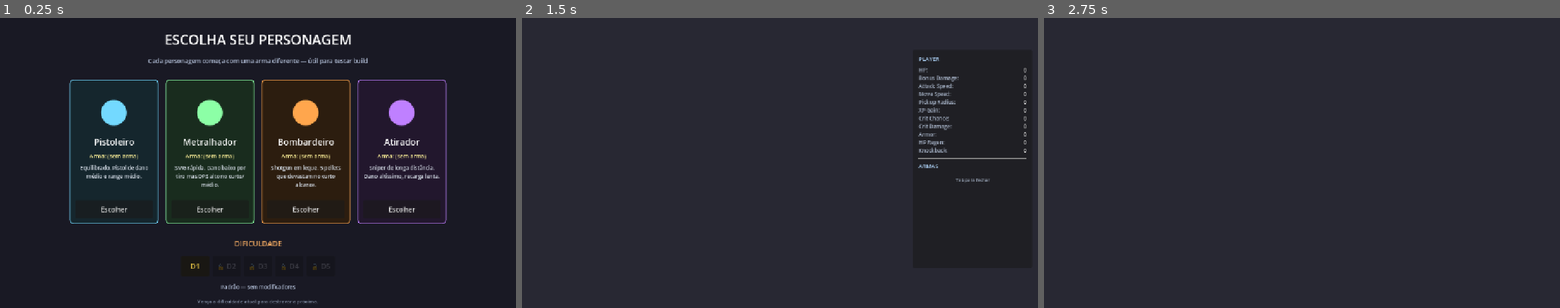
Above: before the commit, frames 1-3 (left to right).
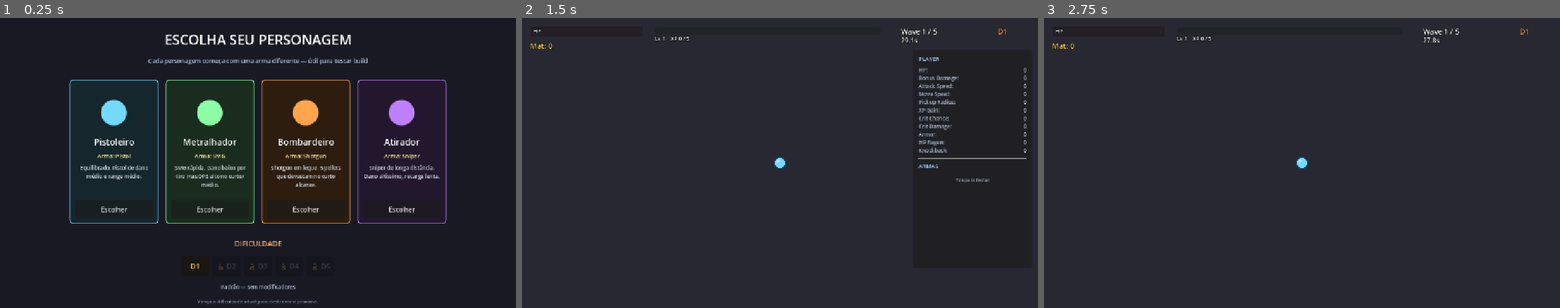
Above: after the commit, the same moments.

Repository: Marklimadevs/brotato-like
Game: Godot game, scene res://Scenes/CharacterSelect.tscn
Two runs of this game, one before a commit and one after it. Both use one fixed random seed, a clock stepped at 60 frames per second and the inputs below.
Inputs:
- Up to frame 1 (0.25 s): no input
- Up to frame 2 (1.5 s): click "Escolher" at 0.5 s; tap Enter at 1.25 s; hold D (move_right) from 1.28 s (still down); hold Tab (stats_toggle) from 1.28 s (still down)
- Up to frame 3 (2.75 s): tap R (restart) at 2 s; release D (move_right) at 2.03 s; release Tab (stats_toggle) at 2.03 s; hold S (move_down) from 2.03 s (still down); tap Tab (stats_toggle) at 2.1 s

The runs differ from the first frame. In frame 1, 0.4% of the frame differs, in the area x 17-83%, y 46-49%; in frame 2, 0.3%; in frame 3, 0.3%.
Error before the commit: Parse Error: Could not resolve external class member "Resource". (res://Scripts/Player/Player.gd:103)
Error after the commit: Invalid call. Nonexistent function 'new' in base 'Nil'. (res://Scripts/Player/Player.gd:34)

Commit message:
Fix GDScript shadow errors: rename Resource→Data, Range→Reach
GDScript's parser flagged two shadow conflicts with native classes:
- Resource (Godot base class) — was used as @export var name on Weapon
  and EnemyBase. Renamed field to 'Data'. All consumer references
  (.Resource → .Data) updated via sed across all .gd files.
- Range (Godot UI control) — was used as @export var name on
  WeaponResource. Renamed field to 'Reach'. Updated 4 weapon .tres files
  and consumer accesses in Weapon.gd, StatsPanel.gd, ItemDisplay.gd.

Also simplified StatsPanel._exit_tree to use explicit signal disconnect
instead of fragile GameManager.get(name) pattern.

Diff:
--- a/Resources/Weapons/Pistol.tres
+++ b/Resources/Weapons/Pistol.tres
@@ -9,7 +9,7 @@
 Cost = 10
 Damage = 4
 Cooldown = 0.55
-Range = 380.0
+Reach = 380.0
 BulletSpeed = 700.0
 BulletRadius = 5.0
 ProjectileColor = Color(1, 0.95, 0.5, 1)
--- a/Resources/Weapons/SMG.tres
+++ b/Resources/Weapons/SMG.tres
@@ -9,7 +9,7 @@
 Cost = 14
 Damage = 2
 Cooldown = 0.18
-Range = 320.0
+Reach = 320.0
 BulletSpeed = 780.0
 BulletRadius = 4.0
 ProjectileColor = Color(0.45, 0.85, 1, 1)
--- a/Resources/Weapons/Shotgun.tres
+++ b/Resources/Weapons/Shotgun.tres
@@ -9,7 +9,7 @@
 Cost = 22
 Damage = 4
 Cooldown = 1.2
-Range = 220.0
+Reach = 220.0
 BulletSpeed = 580.0
 BulletRadius = 5.0
 ProjectileColor = Color(1, 0.55, 0.25, 1)
--- a/Resources/Weapons/Sniper.tres
+++ b/Resources/Weapons/Sniper.tres
@@ -9,7 +9,7 @@
 Cost = 30
 Damage = 16
 Cooldown = 1.8
-Range = 620.0
+Reach = 620.0
 BulletSpeed = 1200.0
 BulletRadius = 4.0
 ProjectileColor = Color(0.55, 1, 0.5, 1)
--- a/Scripts/Core/ItemDisplay.gd
+++ b/Scripts/Core/ItemDisplay.gd
@@ -30,7 +30,7 @@
 	var dmg_str: String = "%d×%d" % [w.Damage, w.Pellets] if w.Pellets > 1 else "%d" % w.Damage
 	var extra: String = ", Penetra %d" % (w.Pierce + 1) if w.Pierce > 0 else ""
 	return "[center][color=#%s][b]⚔ %s[/b]   ·   Arma[/color]\n[color=#dddddd]Dmg [color=#8aff8a]%s[/color], CD %.2fs, Range %d%s[/color]\n[color=#ffd84a]%d mat[/color]   [color=#888888](%d/%d slots)[/color][/center]" % [
-		rarity_hex, w.WeaponName, dmg_str, w.Cooldown, int(w.Range), extra, w.Cost, slots_used, slots_max
+		rarity_hex, w.WeaponName, dmg_str, w.Cooldown, int(w.Reach), extra, w.Cost, slots_used, slots_max
 	]
 
 
@@ -39,9 +39,9 @@
 
 
 static func format_weapon_tooltip_bbcode(w: Weapon) -> String:
-	if w == null or w.Resource == null:
+	if w == null or w.Data == null:
 		return ""
-	var res: WeaponResource = w.Resource
+	var res: WeaponResource = w.Data
 	var sb := ""
 	sb += "[b][color=#8acaff]⚔ %s[/color][/b]\n" % res.WeaponName
 	sb += "[color=#555555]─────────────────[/color]\n"
@@ -53,7 +53,7 @@
 		sb += "Dano: [color=#8aff8a]%d[/color]\n" % total_dmg
 
 	sb += "Fire rate: [color=#8aff8a]%.2f/s[/color]  (CD %.2fs)\n" % [w.get_effective_fire_rate(), res.Cooldown]
-	sb += "Range: [color=#8aff8a]%d[/color]\n" % int(res.Range)
+	sb += "Range: [color=#8aff8a]%d[/color]\n" % int(res.Reach)
 	sb += "Vel. bullet: %d\n" % int(res.BulletSpeed)
 
 	if res.Pellets > 1 and res.SpreadAngleDeg > 0:
--- a/Scripts/Core/WaveManager.gd
+++ b/Scripts/Core/WaveManager.gd
@@ -156,7 +156,7 @@
 		return
 	_boss_spawned = true
 	var enemy: EnemyBase = EnemyScene.instantiate()
-	enemy.Resource = BossEnemy
+	enemy.Data = BossEnemy
 	enemy.position = Vector2(0.0, -ArenaSize.y / 2.0 + SpawnMargin)
 	_spawn_root.add_child(enemy)
 	CurrentBoss = enemy
@@ -189,7 +189,7 @@
 
 func _spawn_one(res: EnemyResource) -> void:
 	var enemy: EnemyBase = EnemyScene.instantiate()
-	enemy.Resource = res
+	enemy.Data = res
 	enemy.position = _random_edge_position()
 	_spawn_root.add_child(enemy)
 
--- a/Scripts/Enemies/EnemyBase.gd
+++ b/Scripts/Enemies/EnemyBase.gd
@@ -1,7 +1,7 @@
 class_name EnemyBase
 extends CharacterBody2D
 
-@export var Resource: EnemyResource
+@export var Data: EnemyResource
 @export var XpGemScene: PackedScene
 
 var _hp: int = 0
@@ -40,7 +40,7 @@
 
 
 func is_boss() -> bool:
-	return Resource != null and Resource.IsBoss
+	return Data != null and Data.IsBoss
 
 
 func _ready() -> void:
@@ -48,18 +48,18 @@
 	_shape = _collision_shape.shape.duplicate() as CircleShape2D
 	_collision_shape.shape = _shape
 
-	if Resource != null:
-		apply_resource(Resource)
+	if Data != null:
+		apply_resource(Data)
 
 	GameManager.register_enemy(self)
 
 	if is_boss():
 		_attach_boss_attack()
-	elif Resource != null and Resource.HasRangedAttack:
+	elif Data != null and Data.HasRangedAttack:
 		_attach_ranged_attack()
 
-	if Resource != null and Resource.IsCharger:
-		_charge_interval_timer = Resource.ChargeInterval
+	if Data != null and Data.IsCharger:
+		_charge_interval_timer = Data.ChargeInterval
 
 
 func _attach_boss_attack() -> void:
@@ -77,14 +77,14 @@
 		return
 	var attack: RangedAttack = RangedAttack.new()
 	attack.EnemyBulletScene = bullet_scene
-	attack.FireInterval = Resource.RangedFireInterval
-	attack.Damage = Resource.RangedDamage
-	attack.BulletSpeed = Resource.RangedBulletSpeed
+	attack.FireInterval = Data.RangedFireInterval
+	attack.Damage = Data.RangedDamage
+	attack.BulletSpeed = Data.RangedBulletSpeed
 	add_child(attack)
 
 
 func apply_resource(res: EnemyResource) -> void:
-	Resource = res
+	Data = res
 	var diff = DifficultyConfig.get_multipliers(GameManager.SelectedDifficulty)
 	_scaled_max_hp = maxi(1, int(res.MaxHp * diff["hp_mult"]))
 	_scaled_damage = maxi(1, int(res.Damage * diff["damage_mult"]))
@@ -99,7 +99,7 @@
 	if _dead:
 		return
 	var player: Player = GameManager.Player
-	if player == null or Resource == null:
+	if player == null or Data == null:
 		return
 
 	var to_player: Vector2 = player.global_position - global_position
@@ -110,10 +110,10 @@
 		_knockback_timer -= delta
 		velocity = _knockback_velocity
 		_knockback_velocity = _knockback_velocity.lerp(Vector2.ZERO, delta * 8.0)
-	elif Resource.IsCharger:
+	elif Data.IsCharger:
 		_update_charger(delta, dir_to_player)
-	elif Resource.HasRangedAttack:
-		if dist_to_player < Resource.RangedStopDistance:
+	elif Data.HasRangedAttack:
+		if dist_to_player < Data.RangedStopDistance:
 			velocity = Vector2.ZERO
 		else:
 			velocity = dir_to_player * _scaled_speed
@@ -128,17 +128,17 @@
 		_charging_timer -= delta
 		if _charging_timer <= 0.0:
 			_is_charging = false
-			_charge_interval_timer = Resource.ChargeInterval
+			_charge_interval_timer = Data.ChargeInterval
 		else:
-			velocity = _charge_dir * _scaled_speed * Resource.ChargeSpeedMult
+			velocity = _charge_dir * _scaled_speed * Data.ChargeSpeedMult
 		return
 
 	_charge_interval_timer -= delta
 	if _charge_interval_timer <= 0.0:
 		_is_charging = true
-		_charging_timer = Resource.ChargeDuration
+		_charging_timer = Data.ChargeDuration
 		_charge_dir = dir_to_player
-		velocity = _charge_dir * _scaled_speed * Resource.ChargeSpeedMult
+		velocity = _charge_dir * _scaled_speed * Data.ChargeSpeedMult
 	else:
 		velocity = dir_to_player * _scaled_speed
 
@@ -149,8 +149,8 @@
 		if _flash_timer <= 0.0:
 			modulate = Color.WHITE
 
-	# Charger telegraph: pulse modulate while approaching charge
-	if Resource != null and Resource.IsCharger and not _is_charging and _flash_timer <= 0.0:
+	# Charger telegraph
+	if Data != null and Data.IsCharger and not _is_charging and _flash_timer <= 0.0:
 		var remaining: float = _charge_interval_timer
 		if remaining < 0.6:
 			var t: float = 1.0 - (remaining / 0.6)
@@ -169,7 +169,7 @@
 	_flash_timer = 0.06
 
 	var color: Color = Color(1, 0.85, 0.2) if is_crit else Color(1, 1, 0.7)
-	var pos_y: float = -(Resource.Radius if Resource != null else 12.0) - 2.0
+	var pos_y: float = -(Data.Radius if Data != null else 12.0) - 2.0
 	DamageNumber.spawn(get_tree().current_scene, global_position + Vector2(0, pos_y), dmg, color, is_crit)
 
 	if _hp <= 0:
@@ -187,7 +187,7 @@
 	_dead = true
 	_spawn_death_particles()
 	_spawn_xp_gem()
-	if Resource != null and Resource.SplitsOnDeath and Resource.SplitInto != null and Resource.SplitCount > 0:
+	if Data != null and Data.SplitsOnDeath and Data.SplitInto != null and Data.SplitCount > 0:
 		_spawn_splits()
 	if is_boss() and WaveManager.Instance != null:
 		WaveManager.Instance.notify_boss_killed()
@@ -202,20 +202,20 @@
 	var parent: Node = get_parent()
 	if parent == null or not is_instance_valid(parent):
 		return
-	for i in range(Resource.SplitCount):
+	for i in range(Data.SplitCount):
 		var split: EnemyBase = enemy_scene.instantiate()
-		split.Resource = Resource.SplitInto
+		split.Data = Data.SplitInto
 		var offset := Vector2(rng.randf_range(-20.0, 20.0), rng.randf_range(-20.0, 20.0))
 		parent.add_child(split)
 		split.global_position = global_position + offset
 
 
 func _spawn_xp_gem() -> void:
-	if XpGemScene == null or Resource == null or Resource.XpDrop <= 0:
+	if XpGemScene == null or Data == null or Data.XpDrop <= 0:
 		return
 	var gem: XpGem = XpGemScene.instantiate()
-	gem.Value = Resource.XpDrop
-	gem.MaterialValue = Resource.MaterialDrop
+	gem.Value = Data.XpDrop
+	gem.MaterialValue = Data.MaterialDrop
 	get_tree().current_scene.add_child(gem)
 	gem.global_position = global_position
 
@@ -234,7 +234,7 @@
 	particles.gravity = Vector2.ZERO
 	particles.scale_amount_min = 3.0 if is_boss() else 2.0
 	particles.scale_amount_max = 6.0 if is_boss() else 4.0
-	particles.color = Resource.EnemyColor if Resource != null else Color.WHITE
+	particles.color = Data.EnemyColor if Data != null else Color.WHITE
 	get_tree().current_scene.add_child(particles)
 	particles.global_position = global_position
 	particles.finished.connect(func():
@@ -243,12 +243,12 @@
 
 
 func _draw() -> void:
-	if Resource == null:
-		return
-	var c: Color = Resource.EnemyColor
-	var r: float = Resource.Radius
-
-	match Resource.Shape:
+	if Data == null:
+		return
+	var c: Color = Data.EnemyColor
+	var r: float = Data.Radius
+
+	match Data.Shape:
 		EnemyResource.EnemyShape.TRIANGLE:
 			draw_colored_polygon(PackedVector2Array([
 				Vector2(0, -r * 1.3),
@@ -274,21 +274,18 @@
 				Vector2(-r * 0.45, -r * 0.45),
 			]), c)
 		EnemyResource.EnemyShape.BOSS_DIAMOND:
-			# Outer translucent halo
 			draw_colored_polygon(PackedVector2Array([
 				Vector2(0, -r * 1.7),
 				Vector2(r * 1.7, 0),
 				Vector2(0, r * 1.7),
 				Vector2(-r * 1.7, 0),
 			]), Color(c.r, c.g, c.b, 0.25))
-			# Mid layer
 			draw_colored_polygon(PackedVector2Array([
 				Vector2(0, -r * 1.35),
 				Vector2(r * 1.35, 0),
 				Vector2(0, r * 1.35),
 				Vector2(-r * 1.35, 0),
 			]), c)
-			# Inner brighter core
 			draw_colored_polygon(PackedVector2Array([
 				Vector2(0, -r * 0.55),
 				Vector2(r * 0.55, 0),
--- a/Scripts/Player/Player.gd
+++ b/Scripts/Player/Player.gd
@@ -70,7 +70,7 @@
 	if _hurt_box == null:
 		return
 	for body in _hurt_box.get_overlapping_bodies():
-		if body is EnemyBase and body.Resource != null:
+		if body is EnemyBase and body.Data != null:
 			take_damage(body.get_scaled_damage())
 			return
 
@@ -100,7 +100,7 @@
 	if get_equipped_weapon_count() >= MAX_WEAPON_SLOTS:
 		return false
 	var w: Weapon = WeaponScene.instantiate()
-	w.Resource = res
+	w.Data = res
 	_weapon_mount.add_child(w)
 	_layout_weapons()
 	return true
--- a/Scripts/Resources/WeaponResource.gd
+++ b/Scripts/Resources/WeaponResource.gd
@@ -5,7 +5,7 @@
 @export var Cost: int = 10
 @export var Damage: int = 4
 @export var Cooldown: float = 0.55
-@export var Range: float = 380.0
+@export var Reach: float = 380.0
 @export var BulletSpeed: float = 700.0
 @export var BulletRadius: float = 5.0
 @export var ProjectileColor: Color = Color(1, 0.95, 0.5)
--- a/Scripts/UI/HUD.gd
+++ b/Scripts/UI/HUD.gd
@@ -108,7 +108,7 @@
 			_timer_label.text = "Mate o Boss!"
 			_boss_label.visible = true
 			_boss_hp_bar.visible = true
-			_boss_hp_bar.max_value = boss.get_scaled_max_hp() if boss.get_scaled_max_hp() > 0 else (boss.Resource.MaxHp if boss.Resource != null else 1)
+			_boss_hp_bar.max_value = boss.get_scaled_max_hp() if boss.get_scaled_max_hp() > 0 else (boss.Data.MaxHp if boss.Data != null else 1)
 			_boss_hp_bar.value = maxi(0, boss.get_current_hp())
 		else:
 			_boss_label.visible = false
--- a/Scripts/UI/ShopScreen.gd
+++ b/Scripts/UI/ShopScreen.gd
@@ -217,13 +217,13 @@
 	if player != null:
 		var idx: int = 0
 		for w in player.get_active_weapons():
-			if w == null or w.Resource == null:
+			if w == null or w.Data == null:
 				idx += 1
 				continue
-			var sell_value: int = w.Resource.SellValue
+			var sell_value: int = w.Data.SellValue
 			var weapon_index: int = idx
 			var sell_btn := RichTooltipButton.new()
-			sell_btn.text = "Vender %s  +%d mat" % [w.Resource.WeaponName, sell_value]
+			sell_btn.text = "Vender %s  +%d mat" % [w.Data.WeaponName, sell_value]
 			sell_btn.custom_minimum_size = Vector2(260, 36)
 			sell_btn.tooltip_text = ItemDisplay.format_weapon_tooltip_bbcode(w)
 			sell_btn.add_theme_font_size_override("font_size", 14)
--- a/Scripts/UI/StatsPanel.gd
+++ b/Scripts/UI/StatsPanel.gd
@@ -107,21 +107,21 @@
 
 	var idx: int = 0
 	for w in p.get_active_weapons():
-		if w == null or w.Resource == null:
+		if w == null or w.Data == null:
 			continue
 		while _weapon_rows.size() <= idx:
 			_weapon_rows.append(_build_weapon_row())
 
 		var row: Dictionary = _weapon_rows[idx]
 		row["box"].visible = true
-		row["name"].text = w.Resource.WeaponName
-		if w.Resource.Pellets > 1:
-			row["damage"].text = "%d × %d" % [w.get_effective_damage(), w.Resource.Pellets]
+		row["name"].text = w.Data.WeaponName
+		if w.Data.Pellets > 1:
+			row["damage"].text = "%d × %d" % [w.get_effective_damage(), w.Data.Pellets]
 		else:
 			row["damage"].text = "%d" % w.get_effective_damage()
 		row["fire_rate"].text = "%.2f/s" % w.get_effective_fire_rate()
-		row["range"].text = "%d" % int(w.Resource.Range)
-		row["bullet_speed"].text = "%d" % int(w.Resource.BulletSpeed)
+		row["range"].text = "%d" % int(w.Data.Reach)
+		row["bullet_speed"].text = "%d" % int(w.Data.BulletSpeed)
 		idx += 1
 	for i in range(idx, _weapon_rows.size()):
 		_weapon_rows[i]["box"].visible = false
--- a/Scripts/Weapons/Weapon.gd
+++ b/Scripts/Weapons/Weapon.gd
@@ -1,7 +1,7 @@
 class_name Weapon
 extends Node2D
 
-@export var Resource: WeaponResource
+@export var Data: WeaponResource
 
 var _player: Player = null
 var _timer: Timer = null
@@ -9,21 +9,21 @@
 
 
 func get_effective_damage() -> int:
-	if Resource == null:
+	if Data == null:
 		return 0
 	var bonus: int = 0
 	if _player != null and _player.Stats != null:
 		bonus = _player.Stats.BonusDamage
-	return Resource.Damage + bonus
+	return Data.Damage + bonus
 
 
 func get_effective_fire_rate() -> float:
-	if Resource == null or Resource.Cooldown <= 0.0:
+	if Data == null or Data.Cooldown <= 0.0:
 		return 0.0
 	var mult: float = 1.0
 	if _player != null and _player.Stats != null:
 		mult = _player.Stats.AttackSpeedMult
-	return mult / Resource.Cooldown
+	return mult / Data.Cooldown
 
 
 func _ready() -> void:
@@ -47,29 +47,29 @@
 
 
 func _draw() -> void:
-	if Resource == null:
+	if Data == null:
 		return
-	var l: float = Resource.BarrelLength
-	var w: float = Resource.BarrelWidth
+	var l: float = Data.BarrelLength
+	var w: float = Data.BarrelWidth
 	# Barrel pointing right at origin (+X). Rotation orients it toward target.
 	var rect := Rect2(4.0, -w / 2.0, l, w)
-	draw_rect(rect, Resource.BarrelColor)
+	draw_rect(rect, Data.BarrelColor)
 	draw_rect(rect, Color(0, 0, 0, 0.7), false, 1.0)
 	# Tip highlight
 	draw_rect(Rect2(4.0 + l - 3.0, -w / 2.0, 3.0, w), Color(1, 1, 1, 0.4))
 
 
 func _update_cooldown() -> void:
-	if Resource == null:
+	if Data == null:
 		return
 	var mult: float = 1.0
 	if _player != null and _player.Stats != null:
 		mult = _player.Stats.AttackSpeedMult
-	_timer.wait_time = maxf(0.05, Resource.Cooldown / mult)
+	_timer.wait_time = maxf(0.05, Data.Cooldown / mult)
 
 
 func _on_timeout() -> void:
-	if Resource == null or Resource.BulletScene == null:
+	if Data == null or Data.BulletScene == null:
 		return
 	_update_cooldown()
 	if _current_target == null or not is_instance_valid(_current_target):
@@ -80,10 +80,10 @@
 
 
 func _find_nearest_enemy() -> EnemyBase:
-	if Resource == null:
+	if Data == null:
 		return null
 	var nearest: EnemyBase = null
-	var best_sq: float = Resource.Range * Resource.Range
+	var best_sq: float = Data.Reach * Data.Reach
 	for e in GameManager.Enemies:
 		if not is_instance_valid(e):
 			continue
@@ -96,8 +96,8 @@
 
 func _fire_at(target: EnemyBase) -> void:
 	var aim_dir: Vector2 = (target.global_position - global_position).normalized()
-	var pellets: int = maxi(1, Resource.Pellets)
-	var spread: float = deg_to_rad(Resource.SpreadAngleDeg)
+	var pellets: int = maxi(1, Data.Pellets)
+	var spread: float = deg_to_rad(Data.SpreadAngleDeg)
 
 	for i in range(pellets):
 		var dir: Vector2
@@ -111,15 +111,15 @@
 
 
 func _spawn_pellet(dir: Vector2) -> void:
-	var bullet: Bullet = Resource.BulletScene.instantiate()
+	var bullet: Bullet = Data.BulletScene.instantiate()
 	bullet.Direction = dir
-	bullet.Speed = Resource.BulletSpeed
+	bullet.Speed = Data.BulletSpeed
 	var bonus: int = 0
 	if _player != null and _player.Stats != null:
 		bonus = _player.Stats.BonusDamage
-	bullet.Damage = Resource.Damage + bonus
-	bullet.BulletColor = Resource.ProjectileColor
-	bullet.Radius = Resource.BulletRadius
-	bullet.Pierce = Resource.Pierce
+	bullet.Damage = Data.Damage + bonus
+	bullet.BulletColor = Data.ProjectileColor
+	bullet.Radius = Data.BulletRadius
+	bullet.Pierce = Data.Pierce
 	get_tree().current_scene.add_child(bullet)
 	bullet.global_position = global_position
--- a/project.godot
+++ b/project.godot
@@ -24,6 +24,10 @@
 window/size/viewport_width=1280
 window/size/viewport_height=720
 window/stretch/mode="canvas_items"
+
+[dotnet]
+
+project/assembly_name="BrotatoLike"
 
 [input]
 
Not shown, added: Scripts/Bullets/Bullet.gd.uid
Not shown, added: Scripts/Bullets/EnemyBullet.gd.uid
Not shown, added: Scripts/Core/CameraShake.gd.uid
Not shown, added: Scripts/Core/CharacterPreset.gd.uid
Not shown, added: Scripts/Core/DifficultyConfig.gd.uid
Not shown, added: Scripts/Core/GameManager.gd.uid
Not shown, added: Scripts/Core/ItemDisplay.gd.uid
Not shown, added: Scripts/Core/SaveData.gd.uid
Not shown, added: Scripts/Core/Stats.gd.uid
Not shown, added: Scripts/Core/UpgradeCatalog.gd.uid
Not shown, added: Scripts/Core/WaveManager.gd.uid
Not shown, added: Scripts/Enemies/BossAttack.gd.uid
(and 19 more such lines)
